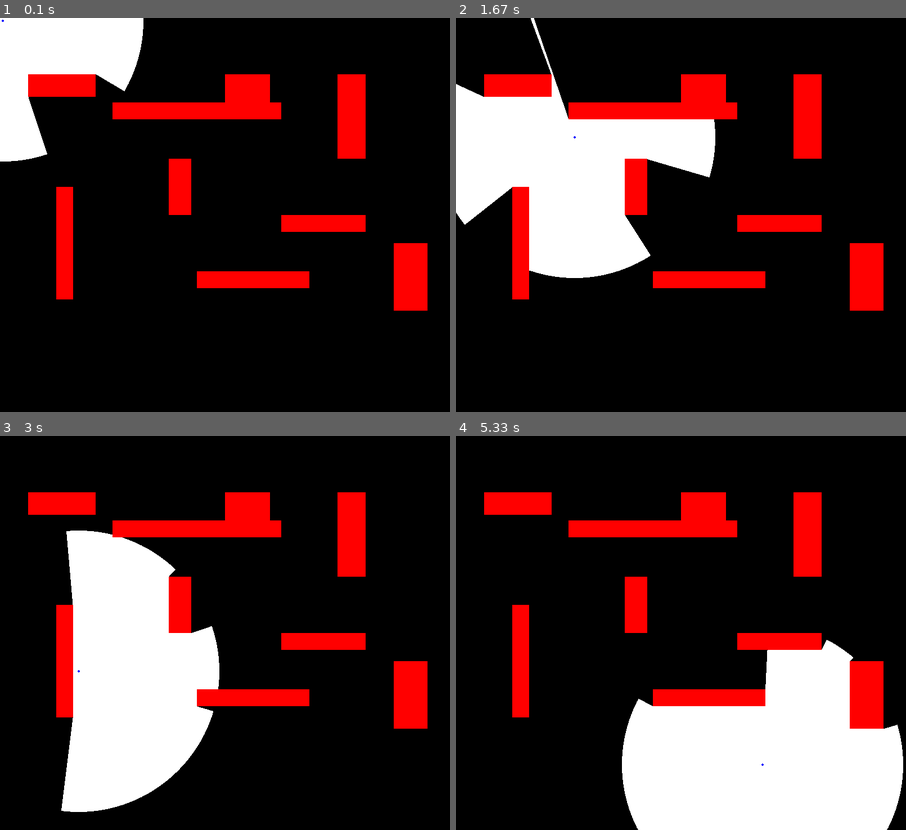
Above: before the commit, frames 1-4 (two rows, left to right).
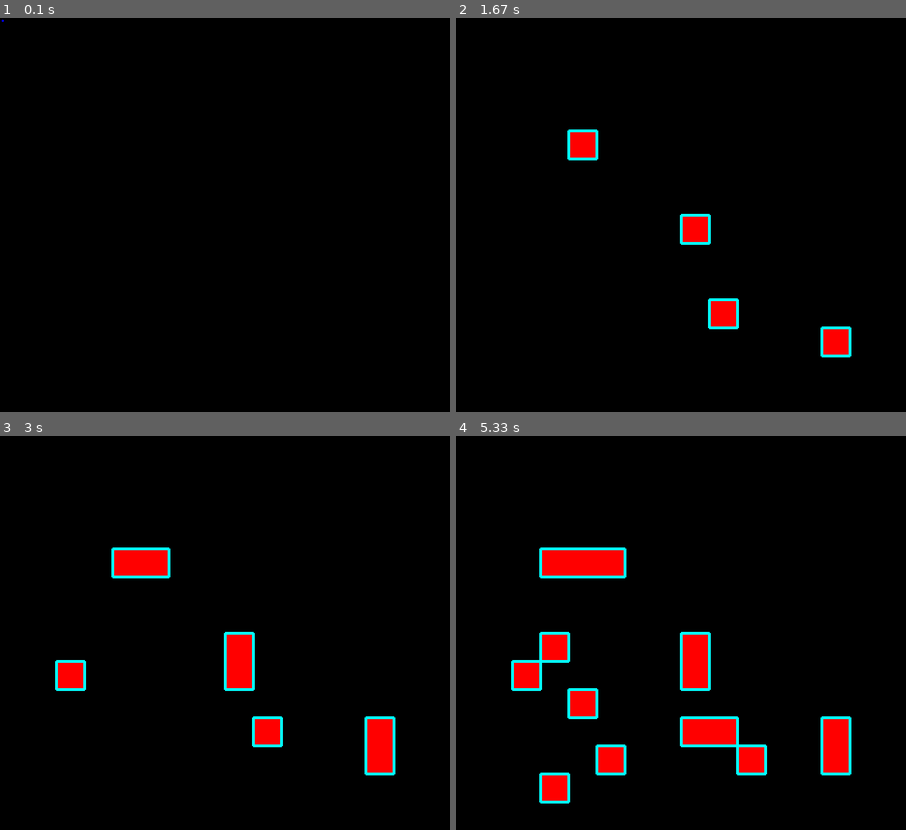
Above: after the commit, the same moments.

Repository: SushiOnToast/2D-raycasting-with-pygame
Game: pygame game, started from main.py
Same seed, same stepped clock (60 frames per second), same inputs: the game is played once before the commit and once after it.
Inputs (mouse positions are in pixels of both pictures, inside the frame that each line leads up to):
- Up to frame 1 (0.1 s): no input
- Up to frame 2 (1.67 s): click (681, 215) at 0.38 s; click (726, 301) at 0.72 s; click (847, 352) at 1.05 s; click (573, 136) at 1.38 s
- Up to frame 3 (3 s): click (229, 676) at 1.75 s; click (162, 550) at 2.22 s; click (382, 735) at 2.55 s; click (81, 672) at 2.88 s
- Up to frame 4 (5.33 s): click (550, 558) at 3.22 s; click (573, 703) at 3.55 s; click (613, 747) at 3.88 s; click (546, 778) at 4.22 s; click (541, 656) at 4.55 s; click (708, 743) at 4.88 s; click (762, 763) at 5.22 s

The runs differ from the first frame. In frame 1, 16% of the frame differs, in the area x 0-95%, y 0-75%; in frame 2, 27%; in frame 3, 30%; in frame 4, 35%, in the area x 6-100%, y 14-100%.

Commit message:
tile adding, but lighting is bugging out now

Diff:
--- a/main.py
+++ b/main.py
@@ -1,7 +1,69 @@
 import pygame
-from settings import WIDTH, HEIGHT, FPS
+from settings import *
 from raycaster import Raycaster
 from lighting import LightingEffect
+
+def normalize_edge(edge):
+    """Sort edge points and round them to avoid float/direction issues."""
+    p1 = tuple(round(coord) for coord in edge[0])
+    p2 = tuple(round(coord) for coord in edge[1])
+    return tuple(sorted([p1, p2]))
+
+
+def get_adjacent_tiles(tile, grid_obstacles):
+    """Returns tiles that are directly adjacent to the given tile (sharing a side)."""
+    adjacent_tiles = []
+    for other in grid_obstacles:
+        if tile == other:
+            continue
+        if (
+            (tile.x == other.x and abs(tile.y - other.y) == GRID_SIZE) or
+            (tile.y == other.y and abs(tile.x - other.x) == GRID_SIZE)
+        ):
+            adjacent_tiles.append(other)
+    return adjacent_tiles
+
+
+def get_relevant_edges(tile, grid_obstacles, all_edges_method):
+    """Get edges that are relevant for raycasting (not shared with adjacent tiles)."""
+    all_edges = all_edges_method(tile)
+    relevant_edges = []
+
+    adjacent_tiles = get_adjacent_tiles(tile, grid_obstacles)
+
+    for edge in all_edges:
+        norm_edge = normalize_edge(edge)
+        is_shared = False
+        for adj_tile in adjacent_tiles:
+            adj_edges = all_edges_method(adj_tile)
+            for adj_edge in adj_edges:
+                if norm_edge == normalize_edge(adj_edge):
+                    is_shared = True
+                    break
+            if is_shared:
+                break
+        if not is_shared:
+            relevant_edges.append(edge)
+
+    return relevant_edges
+
+def normalize_edge(edge):
+    """Sort edge points to make (A, B) and (B, A) the same."""
+    p1 = tuple(round(coord) for coord in edge[0])
+    p2 = tuple(round(coord) for coord in edge[1])
+    return tuple(sorted([p1, p2]))
+
+
+def deduplicate_edges(edges):
+    """Remove duplicate edges by normalizing and using a set."""
+    seen = set()
+    unique_edges = []
+    for edge in edges:
+        norm = normalize_edge(edge)
+        if norm not in seen:
+            seen.add(norm)
+            unique_edges.append(edge)  # Keep original direction for drawing/raycasting
+    return unique_edges
 
 
 def main():
@@ -9,17 +71,7 @@
     screen = pygame.display.set_mode((WIDTH, HEIGHT))
     clock = pygame.time.Clock()
 
-    obstacles = [
-        pygame.Rect(200, 150, 300, 30),
-        pygame.Rect(100, 300, 30, 200),
-        pygame.Rect(500, 350, 150, 30),
-        pygame.Rect(300, 250, 40, 100),
-        pygame.Rect(600, 100, 50, 150),
-        pygame.Rect(50, 100, 120, 40),
-        pygame.Rect(700, 400, 60, 120),
-        pygame.Rect(350, 450, 200, 30),
-        pygame.Rect(400, 100, 80, 80)
-    ]
+    grid_obstacles = []  # List to keep track of obstacles placed on the grid
 
     lighting = LightingEffect()
 
@@ -28,20 +80,39 @@
         for event in pygame.event.get():
             if event.type == pygame.QUIT:
                 running = False
+            elif event.type == pygame.MOUSEBUTTONDOWN:
+                if event.button == 1:  # Left mouse click
+                    mouse_x, mouse_y = pygame.mouse.get_pos()
+                    # Calculate grid cell based on the mouse position
+                    grid_x = (mouse_x // GRID_SIZE) * GRID_SIZE
+                    grid_y = (mouse_y // GRID_SIZE) * GRID_SIZE
+                    # Create a red obstacle (tile) in that cell
+                    grid_obstacles.append(pygame.Rect(grid_x, grid_y, GRID_SIZE, GRID_SIZE))
 
         screen.fill("black")
 
+        # all_relevant_edges = Raycaster.get_all_edges(grid_obstacles)
+        all_relevant_edges = []
+        for tile in grid_obstacles:
+            relevant_edges = get_relevant_edges(tile, grid_obstacles, Raycaster.get_edges)
+            all_relevant_edges.extend(relevant_edges)
+
+        all_relevant_edges = deduplicate_edges(all_relevant_edges)
+
+
         player_pos = pygame.Vector2(pygame.mouse.get_pos())
-        edges = Raycaster.get_all_edges(obstacles)
-        points = Raycaster.find_all_intersects(player_pos, edges)
+        points = Raycaster.find_all_intersects(player_pos, all_relevant_edges)  # Use only relevant edges
 
         lighting.update(player_pos, points)
         lighting.draw(screen)
 
         pygame.draw.circle(screen, (0, 0, 255), player_pos, 2)
 
-        for obstacle in obstacles:
+        # Draw the obstacles (only the grid-based obstacles)
+        for obstacle in grid_obstacles:
             pygame.draw.rect(screen, (255, 0, 0), obstacle)
+        for edge in all_relevant_edges:
+            pygame.draw.line(screen, (0, 255, 255), edge[0], edge[1], 5)
 
         pygame.display.flip()
         clock.tick(FPS)
--- a/settings.py
+++ b/settings.py
@@ -1,5 +1,6 @@
 WIDTH = 800
 HEIGHT = 700
 FPS = 60
+GRID_SIZE = 50
 
 WINDOW_SIZE = (WIDTH, HEIGHT)
